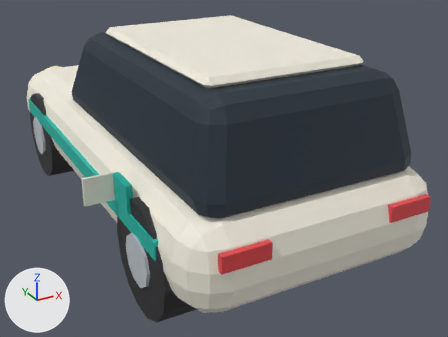
A saved change to the glTF model assets-src/export/hatchback.glb.
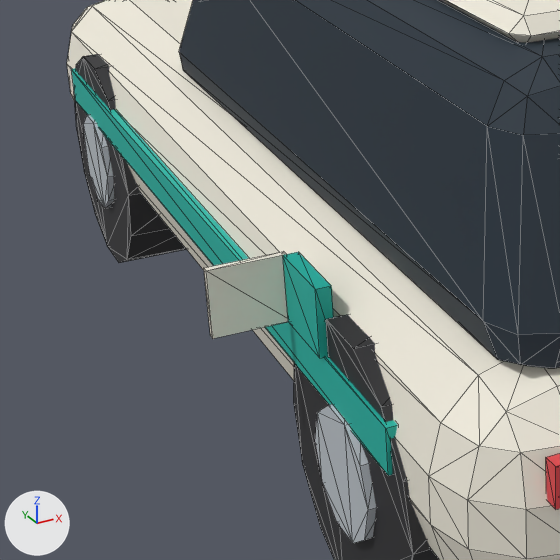
Each version appears first whole from a 50 mm lens placed at (-1.97, -4.23, 2.37), pointed at (0.18, -0.32, 0.41), and next in a close-up on the part from 0% to 50% of the width and 21% to 88% of the height. The axes (+X, +Y, +Z) are drawn at lower left. The lights are the same throughout. The first two pictures are the older version. The close-ups show mesh edges as thin lines. Vertices at exactly the same position are counted once.

Names of what the first close-up shows: 'hatchback'.
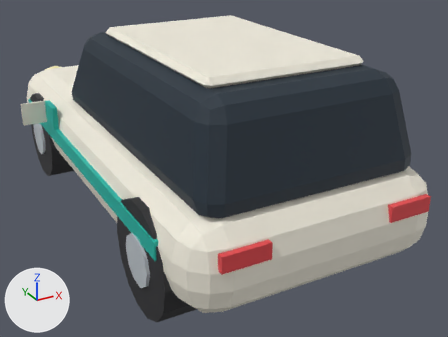
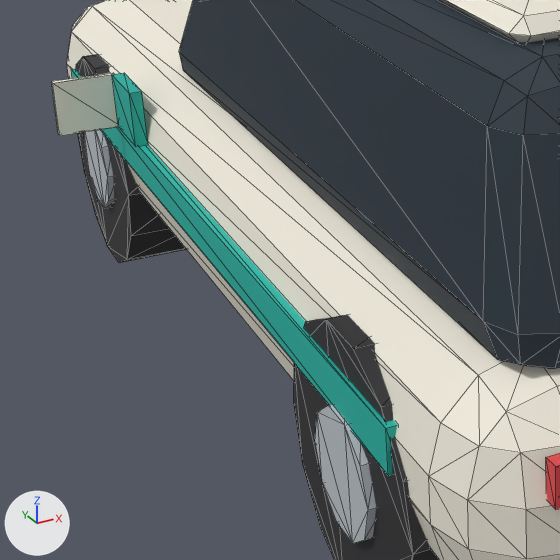
Pixel boxes [x1, y1, x2, y2] of what changed, in the close-ups (560 x 560 px; the box of a moved part takes in the faces that stretch with it):
'hatchback', reshaped: before [67, 0, 560, 560]; after [51, 0, 560, 560]
part 1 of me_hatchback, moved or reshaped: before [283, 252, 333, 358]; after [112, 73, 148, 147]
part 2 of me_hatchback, moved or reshaped: before [204, 251, 288, 339]; after [51, 73, 118, 136]

The change, as a list of edits to the scene's bpy script:
```text
Change me_hatchback:
    where me_hatchback.from_pydata(...)  # 456 vertices, 836 faces; spans x -1.1..0.91, y -1.91..1.91, z -0.55..0.94
    used by ob_hatchback; location = (0.0, 0.0, 0.56)
    me_hatchback part 1: the loose piece of 8 vertices spanning x -0.9..-0.87, y -1.11..-0.89, z 0.09..0.27 is moved by (0.0, 1.65, 0.0)
    me_hatchback part 2: the loose piece of 8 vertices spanning x -1.1..-0.89, y -0.89..-0.87, z 0.09..0.27 is moved by (0.0, 1.65, 0.0)
```
